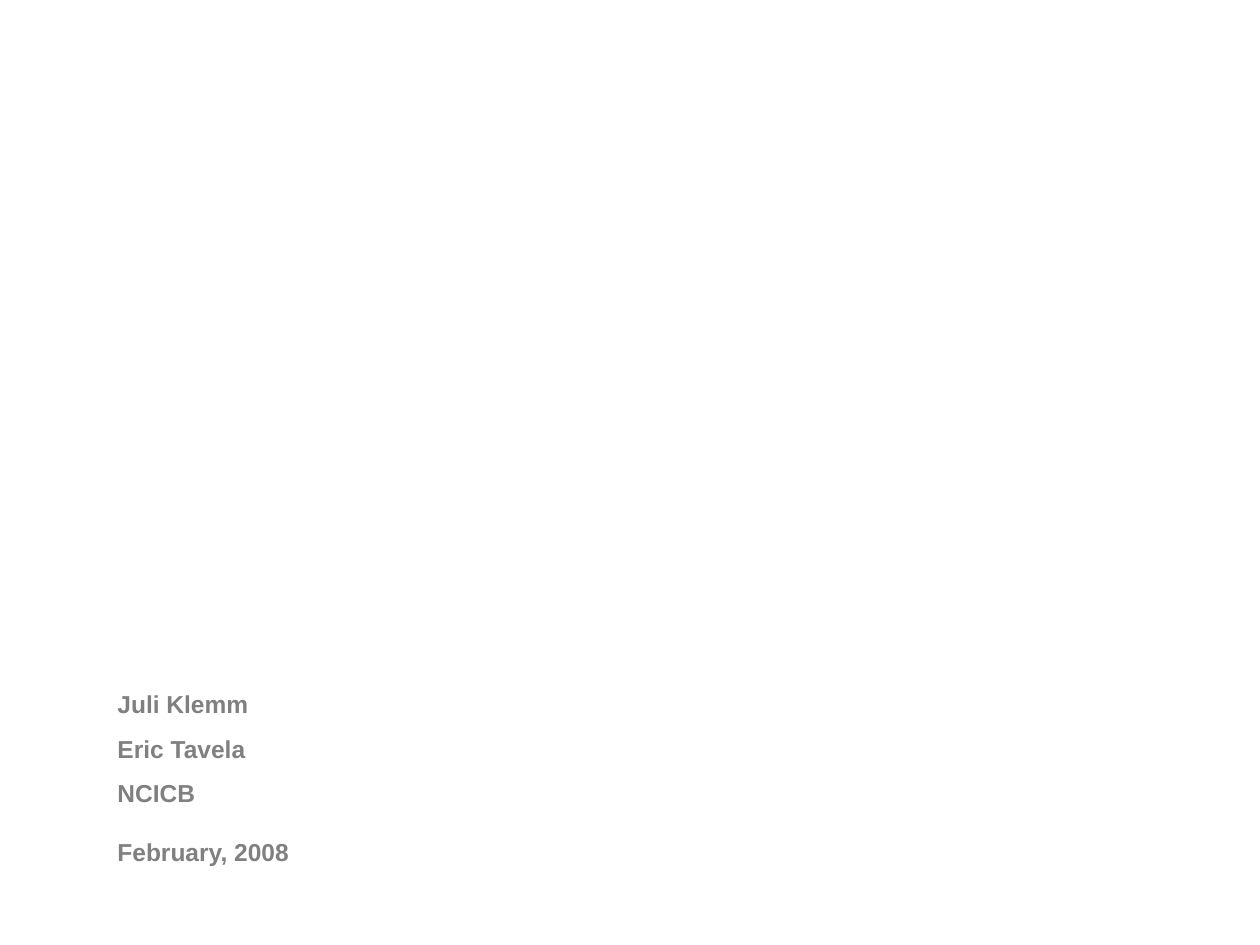
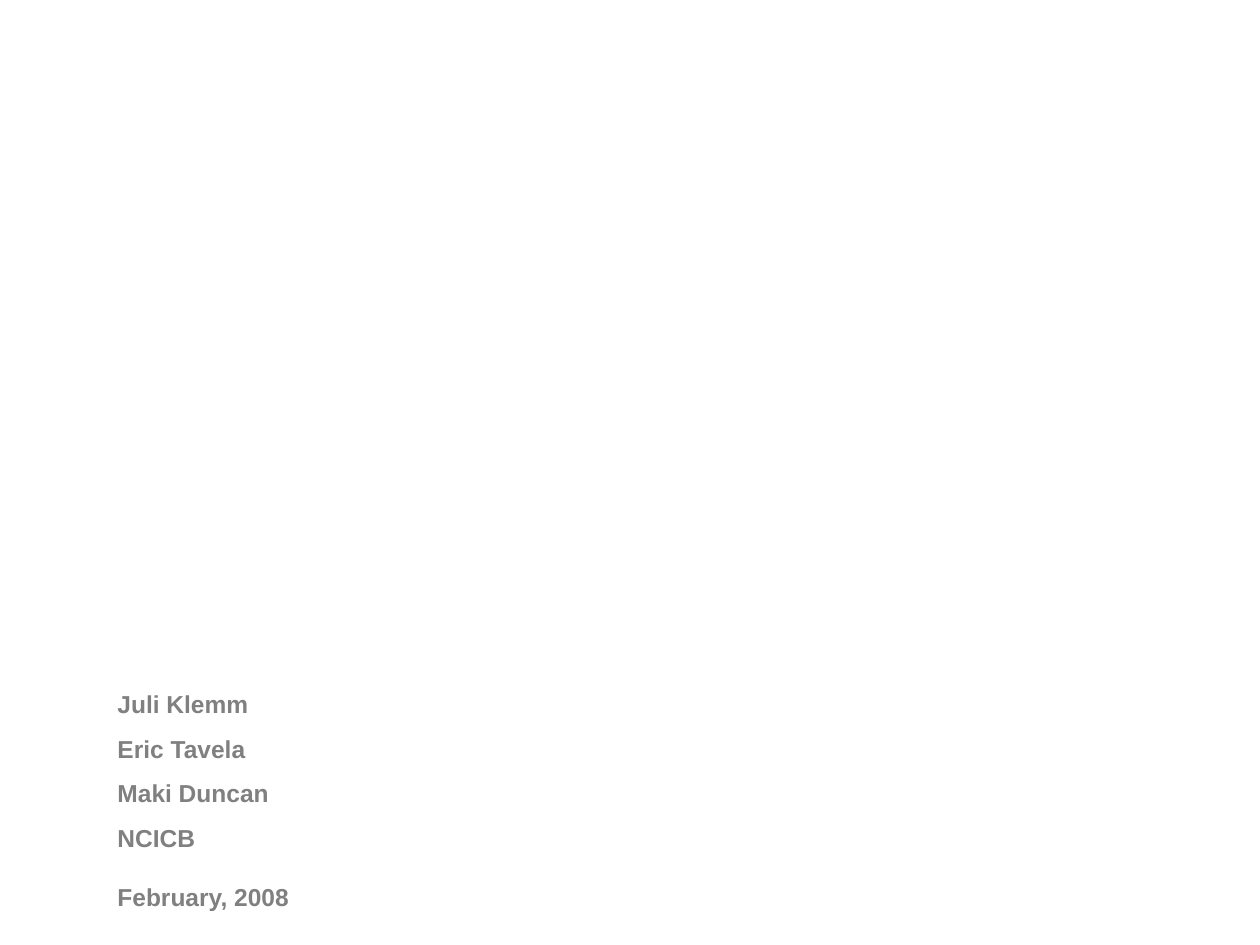
Before and after one commit to NCIP/caarray-docs, a slide deck: slide 1 of implementation/caarray_silver_compatibility_review/01. caarray_silver_compat_kickoff_Feb_2008.ppt. Drawn at 1260x945 pixels with LibreOffice and Linux fonts; fonts in the diff are those of the drawing; background and template pictures are left out. Boxes give left, top, right and bottom in pixels: in the first picture for what was removed or moved away, otherwise in the second. Text is boxed around its words. In the diff, an @@ line names an element or a change of style, - is before the commit and + after.

```diff
--- a/implementation/caarray_silver_compatibility_review/01. caarray_silver_compat_kickoff_Feb_2008.ppt
+++ b/implementation/caarray_silver_compatibility_review/01. caarray_silver_compat_kickoff_Feb_2008.ppt
@@ text at [117, 784, 269, 802]: paragraph added @@
+Maki Duncan
```
Also in this commit, not shown: 5 other slides changed, 3 slides added, 2 slides removed.
